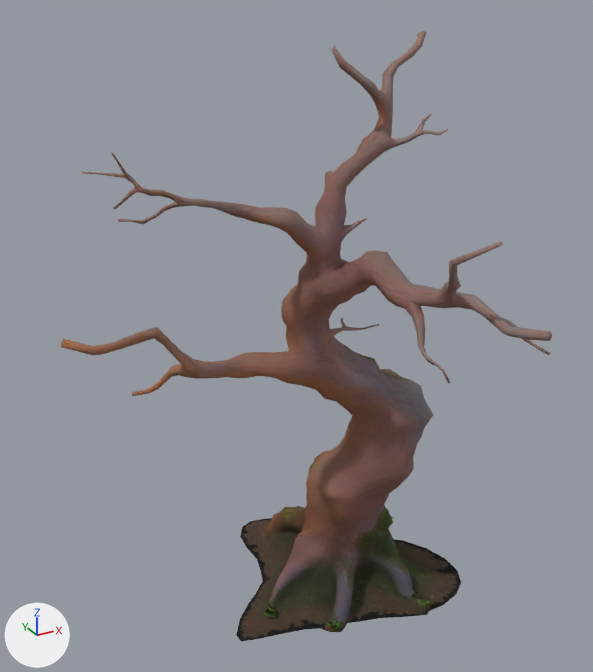
The glTF model public/models/foliage/dead_2.glb, before and after one commit.
Camera for both pictures: a 50 mm camera at (-6.45, -10.29, 9.56) aimed at (-1.35, -1.01, 4.92). Every picture has the same lights, and +X, +Y and +Z are marked at lower left. The first picture is the older version. Where no turn or scale is listed for an object, it has been applied to the vertices. Vertices at exactly the same position are counted once.

Names of what the first picture shows: 'Fable_dead_2'.
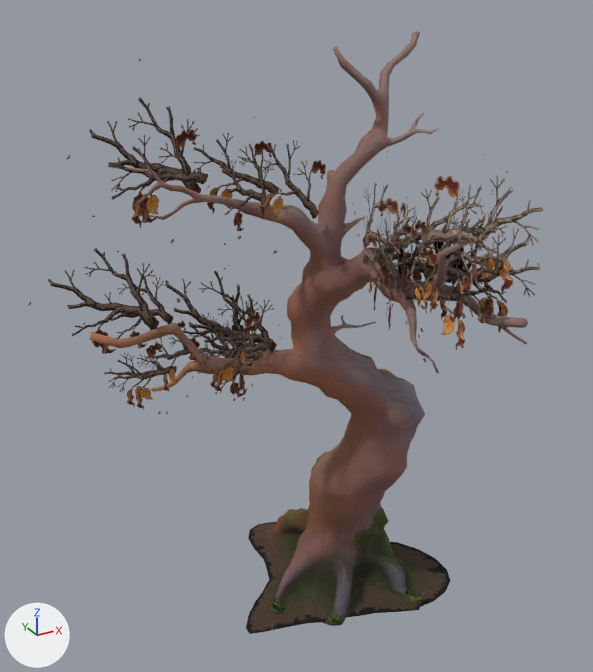
Patch to the scene script:
```diff
--- a/public/models/foliage/dead_2.glb.py
+++ b/public/models/foliage/dead_2.glb.py
@@ img_fable_leafcards_twig @@
+img_fable_leafcards_twig = load_image('Fable_LeafCards_Twig', '_unpacked/Fable_LeafCards_Twig', 512, 512, 'sRGB')
@@ mat_leaves_twistedtree @@
+mat_leaves_twistedtree = bpy.data.materials.new('Leaves_TwistedTree')
+# uses the picture img_fable_leafcards_twig
@@ me_fable_dead_2 @@
 # used by ob_fable_dead_2; location = (-1.31, -1.25, 4.26)
-me_fable_dead_2.from_pydata(...)  # 2010 vertices, 3913 faces; spans x -3.18..3.18, y -3.38..3.38, z -4.6..4.6
+me_fable_dead_2.from_pydata(...)  # 2166 vertices, 3991 faces; spans x -3.23..3.23, y -3.33..3.33, z -4.6..4.6
+# me_fable_dead_2 part 1: the loose piece of 1957 vertices spanning x -3.18..3.18, y -3.38..3.38, z -4.6..4.6 is scaled about its middle by (0.915, 0.915, 1), then moved by (0.32, 0.24, 0.0)
+# me_fable_dead_2 part 2: the loose piece of 12 vertices spanning x 2.02..2.23, y -0.58..-0.33, z -4.51..-4.4 is scaled about its middle by (0.914, 0.915, 1), then moved by (0.14, 0.28, 0.0)
+# me_fable_dead_2 part 3: the loose piece of 4 vertices spanning x 1.94..2.03, y -0.35..-0.19, z -4.45..-4.4 is moved by (0.15, 0.26, 0.0)
+# me_fable_dead_2 part 4: the loose piece of 7 vertices spanning x 0.33..0.51, y -0.3..-0.03, z -4.51..-4.41 is scaled about its middle by (0.914, 0.915, 1), then moved by (0.28, 0.25, 0.0)
+# me_fable_dead_2 part 5: the loose piece of 6 vertices spanning x 0.46..0.55, y -0.26..-0.08, z -4.49..-4.41 is moved by (0.27, 0.25, 0.0)
+# me_fable_dead_2 part 6: the loose piece of 6 vertices spanning x -0.49..-0.19, y 0.47..0.76, z -4.54..-4.4 is scaled about its middle by (0.917, 0.916, 1), then moved by (0.35, 0.19, 0.0)
+# me_fable_dead_2 part 7
+# 156 vertices are added at x -3.23..1.77, y -3.33..1.75, z -0.67..4.42
+# 78 new faces join them, mat_leaves_twistedtree
+# other edits to the shape of me_fable_dead_2 do not show in these pictures
 me_fable_dead_2.materials.append(mat_bark_deadtree)
+me_fable_dead_2.materials.append(mat_leaves_twistedtree)
@@ ob_fable_dead_2 @@
 ob_fable_dead_2 = bpy.data.objects.new('Fable_dead_2', me_fable_dead_2)
-ob_fable_dead_2.location = (-1.31, -1.25, 4.26)
+ob_fable_dead_2.location = (-1.51, -1.39, 4.26)
```

What differs and where, as boxes [x1, y1, x2, y2] in the pictures (593 x 672 px; the box of a moved part takes in the faces that stretch with it):
'Fable_dead_2', reshaped, moved
    before: [61, 31, 552, 641]
    after: [28, 31, 543, 634]
part 1 of me_fable_dead_2, moved or reshaped
    before: [61, 31, 552, 641]
    after: [90, 31, 528, 634]
part 2 of me_fable_dead_2, moved or reshaped
    before: [419, 599, 433, 606]
    after: [411, 595, 424, 601]
part 3 of me_fable_dead_2, moved or reshaped
    before: [412, 592, 419, 599]
    after: [406, 588, 411, 596]
part 4 of me_fable_dead_2, moved or reshaped
    before: [327, 621, 338, 632]
    after: [328, 616, 338, 625]
part 5 of me_fable_dead_2, moved or reshaped
    before: [334, 620, 340, 627]
    after: [335, 614, 339, 620]
part 6 of me_fable_dead_2, moved or reshaped
    before: [264, 606, 278, 619]
    after: [270, 601, 284, 614]
part 7 of me_fable_dead_2, added
    after: [28, 58, 543, 414]
